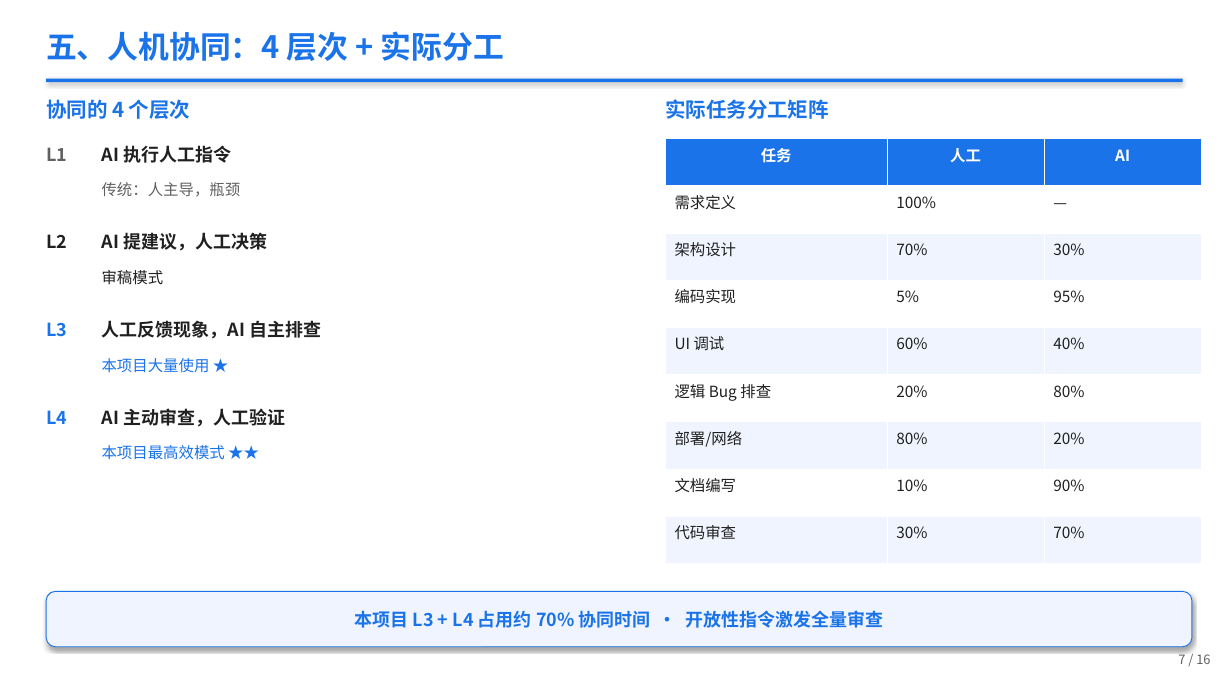
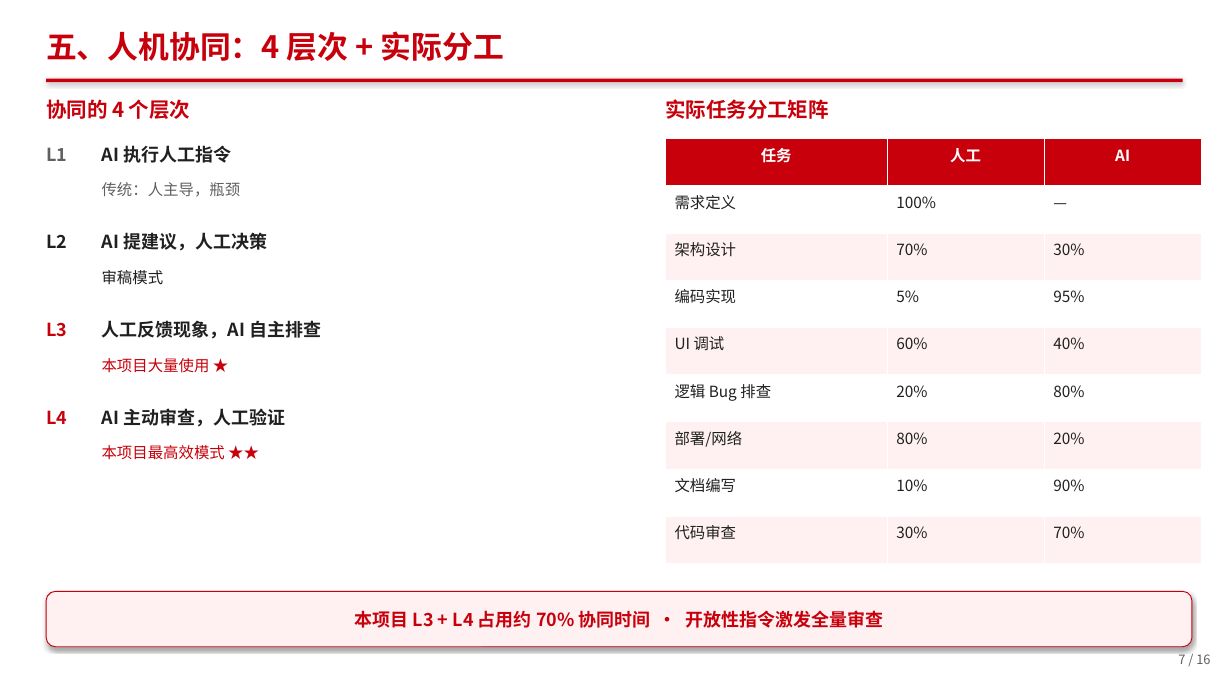
Before and after one commit to berming/AndroidAPP, a slide deck: slide 7 of docs/dev_summary.pptx. Drawn at 1232x693 pixels with LibreOffice and Linux fonts; fonts in the diff are those of the drawing. Boxes give left, top, right and bottom in pixels: in the first picture for what was removed or moved away, otherwise in the second. Text is boxed around its words. In the diff, an @@ line names an element or a change of style, - is before the commit and + after.

```diff
--- a/docs/dev_summary.pptx
+++ b/docs/dev_summary.pptx
@@ rectangle at box(46, 79, 1183, 82): fill #1A73E8 to #C7000B @@
@@ text colour #1A73E8 to #C7000B in 7 elements at box(46, 31, 504, 61), box(46, 99, 190, 119), box(46, 322, 67, 337), box(102, 358, 210, 373), box(46, 410, 67, 424), box(102, 445, 225, 460), box(665, 99, 829, 119) @@
@@ table at box(665, 139, 1202, 564) @@
@@ fill #1A73E8 to #C7000B in row 1 @@
@@ fill #F0F4FF to #FFF1F2 in 12 cells @@
@@ rounded rectangle "本项目 L3 + L4 占用约 ..." at box(46, 592, 1192, 647): text colour #1A73E8 to #C7000B; fill #F0F4FF to #FFF1F2; outline #1A73E8 0.75 pt to #C7000B 0.75 pt @@
```
Also in this commit, not shown: 15 other slides changed, 1 other file.
